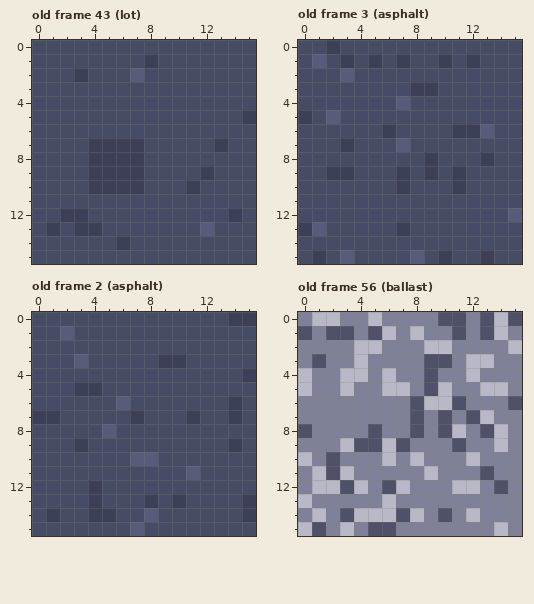
Two versions of one pixel-art file, art/tiles.aseprite. Above, as it was before the edit.
16x16 pixels, 77 frames. Shown: old frame 43 (lot), old frame 3 (asphalt), old frame 2 (asphalt), old frame 56 (ballast). The commit also changed other frames, which this record leaves out.
Now the later version:
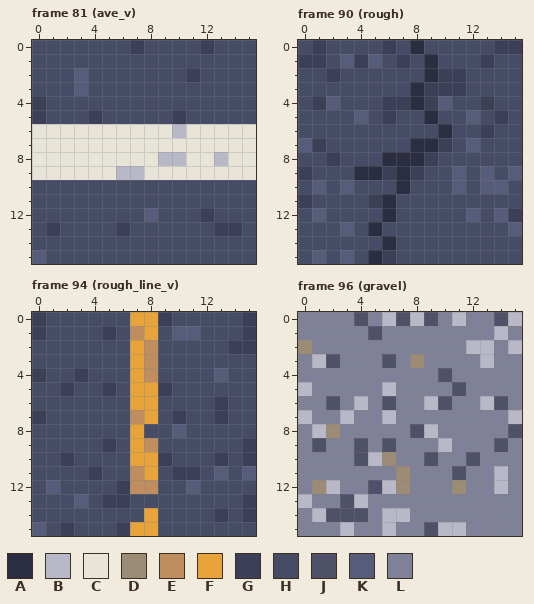
Palette (. is transparent): A #2b2d42  B #b8b8c8  C #e8e4d8  D #9c8b75  E #c08e5e  F #e8a33b  G #3b3f58  H #464b66  J #4f5168  K #565c7a  L #7f8198
A new or re-ordered frame is compared with the old frame closest to it.
The exact change:
frames 77 -> 147
--- frame 81 (ave_v) is new; against old frame 43 (lot)
@@ x 0..15 @@
- 0 HHHHHHHHHHHHHHHH
- 1 HHHHHHHHGHHHHHHH
- 2 HHHGHHHKHHHHHHHH
- 3 HHHHHHHHHHHHHHHH
- 4 HHHHHHHHHHHHHHHH
- 5 HHHHHHHHHHHHHHHG
- 6 HHHHHHHHHHHHHHHH
- 7 HHHHGGGGHHHHHGHH
- 8 HHHHGGGGHHHHHHHH
- 9 HHHHGGGGHHHHGHHH
-10 HHHHGGGGHHHGHHHH
+ 0 HHHHHHHGHHHHGHHH
+ 1 HHHHHHHHHHHHHHHH
+ 2 HHHKHHHHHHHGHHHH
+ 3 HHHKHHHHHHHHHHHH
+ 4 GHHHHHHHHHHHHHHH
+ 5 GHHHGHHHHHGHHHHH
+ 6 CCCCCCCCCCBCCCCC
+ 7 CCCCCCCCCCCCCCCC
+ 8 CCCCCCCCCBBCCBCC
+ 9 CCCCCCBBCCCCCCCC
+10 HHHHHHHHHHHHHHHH
 11 HHHHHHHHHHHHHHHH
-12 HHGGHHHHHHHHHHGH
-13 HGHGGHHHHHHHKHHH
-14 HHHHHHGHHHHHHHHH
-15 HHHHHHHHHHHHHHHH
+12 HHHHHHHHKHHHGHHH
+13 HGHHHHGHHHHHHGGH
+14 HHHHHHHHHHHHHHHH
+15 KHHHHHHHHHHHHHHH
--- frame 90 (rough) is new; against old frame 3 (asphalt)
@@ x 0..15 @@
- 0 HHGHHHHHHHHHHHHH
- 1 HKHGHGHGHHGHGHHH
- 2 HHHKHHHHHHHHHHHH
- 3 HHHHHHHHGGHHHHHH
- 4 HHHHHHHKHHHHHHHH
- 5 GHKHHHHHHHHHHHHH
- 6 HHHHHHGHHHHGGKHH
- 7 HHHGHHHKHHHHHHHH
- 8 HHHHHHHHHGHHHGHH
- 9 HHGGHHHGHGHGHHHH
-10 HHHHHHHGHHHGHHHH
-11 HHHHHHHHHHHHHHHH
-12 HHHHHHHHHHHHHHHK
-13 GKHHHHHGHHHHHHHH
-14 HHHHHHHHHHHHHHHH
-15 HGHKHHHHKHGHHGHH
+ 0 HGHHHHGHAHHHHHGG
+ 1 GGHKGKHGHAHHHGHH
+ 2 HHGHHHHHHAGGHHHH
+ 3 HHHHHHHHAGGGHHHH
+ 4 HGKHHHGGAGKHHGHH
+ 5 HHHHKHGHHAHHKHGH
+ 6 HHHHHHHHHHAHHGHH
+ 7 KGHHHHHHAAGHKHHH
+ 8 HHGHHHAAAGHHHHHH
+ 9 GHHHAAGAGHHKHKHK
+10 HKHKHHHAHHHKHKKH
+11 GHHHHGAHHHHHHHHH
+12 HKHHHHAHHHHHKHKG
+13 HHHKHAHHHHHHHHHK
+14 HHHHHHAHHHHHHHHH
+15 HKHKHAGHHHHHHHHH
--- frame 94 (rough_line_v) is new; against old frame 2 (asphalt)
@@ x 0..15 @@
- 0 HHHHHHHHHHHHHHGG
- 1 HHKHHHHHHHHHHHHH
- 2 HHHHHHHHHHHHHHHH
- 3 HHHKHHHHHGGHHHHH
- 4 HHHHHHHHHHHHHHHG
- 5 HHHGGHHHHHHHHHHH
- 6 HHHHHHKHHHHHHHGH
- 7 GGHHHHHGHHHGHHGH
- 8 HHHHHKHHHHHHHHHH
- 9 HHHGHHHHHHHHHHGH
-10 HHHHHHHKKHHHHHHH
-11 HHHHHHHHHHHKHHHH
-12 HHHHGHHHHHHHHHHH
-13 HHHHGHHHGHGHHHHG
-14 HGHHGGHHKHHHHHHG
-15 HHHHHHHKHHHHHHHH
+ 0 GHHHHHHFFGHHHHHG
+ 1 GHHHHGHEFHKKHHHG
+ 2 HHHHHHHFEHHHHHGG
+ 3 HHHHHHHFEHHHHHHH
+ 4 GHHGHHHFEHHHHKHH
+ 5 HHGHHGHFFGHHHHHH
+ 6 HHHHHHHFFHHHHGHH
+ 7 GHHHHHHEFHGHHGHH
+ 8 HHHHHHHFHHKHHHHH
+ 9 HHHHHGHFEHHHHHHG
+10 HHGHHHHFFGHHHGHG
+11 HHHHGHHEFHGGHKHK
+12 HKHHHHGEEHHKHHHH
+13 HHHKHGGHHHHHHHHG
+14 HHHHHHHHFHHHHGHG
+15 KHGHHHGFFHHHHHHH
--- frame 96 (gravel) is new; against old frame 56 (ballast)
@@ x 0..15 @@
- 0 LBBLLBLLLLJJLJBJ
- 1 JLJJLJBLBLLJLJBL
- 2 LLLLBBLLLBBLLLLB
- 3 LJLLBLLLLJJLBBLL
- 4 BLLBBLBLLJLLBLLL
- 5 BLLBLLBBLJBLLBBL
- 6 LLLLLLLLJBBJLLLJ
- 7 LLLLLLLLJLJLJBLL
- 8 JLLLLJLLJLJBLJBL
- 9 LLLBJJBJLLLJLLBL
-10 BLJLLLBLBLLLBLLL
-11 LBJBLLLLLBLLLJLL
-12 LBBJBLJBLLLBBLJL
-13 BLLLLLBLLLLLLLLL
-14 LBLJBBBJBLJLBLLL
-15 BJLBLJJLLLLLLLBL
+ 0 LLLLJLBJBJLBLLJB
+ 1 LLLLLJLLLLLLLLBL
+ 2 DLLLLLLLLLLLBBLB
+ 3 LBJLLLJLDLLLLBLL
+ 4 LLLLLLLLLLJLLLLL
+ 5 BLLLLLBLLLLJLLLL
+ 6 LLJLBLJLLBJLLBJL
+ 7 BLLBLLBLLLLLLLLB
+ 8 LBDLLLLLJBLLLLLJ
+ 9 LJLLJLJLLLBLLLJL
+10 LLLLJBDLLJLLJLLL
+11 LLLLLLLDLLLJLLBL
+12 LDBLLJBDLLLDLLBL
+13 BLLJBLLLLLLLLLLL
+14 LBJJJLBBLLLLLLLL
+15 LLLBLLBLLJBBLLLL
Pixel boxes of the changes (left, top, right, bottom) in both pictures:
changed: (32, 40, 256, 264)
changed: (298, 40, 522, 264)
changed: (32, 312, 256, 536)
changed: (298, 312, 522, 536)
